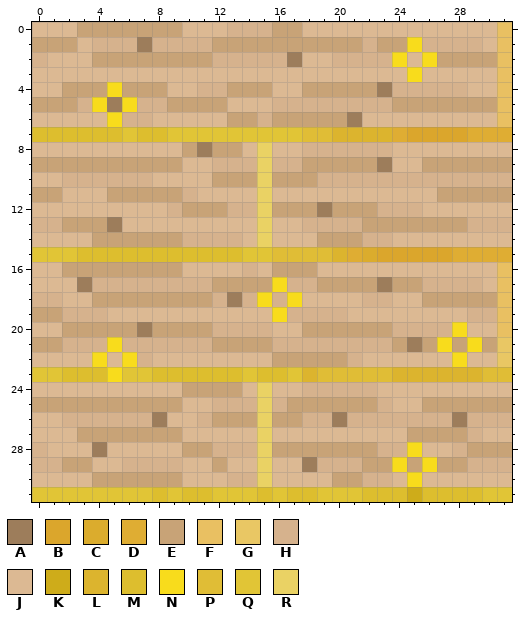
Two versions of one pixel-art sprite, textures/infused_wood_default.png. The picture above was drawn from the file before the commit.
The file is 32x32 pixels. Colours within 5 levels of each other are drawn and written as one.
Palette (. is transparent): A #9d7d5b  B #dba62c  C #dbac2d  D #dfad33  E #c8a377  F #e9c062  G #e9c764  H #d6b28d  J #dcb993  K #ceac1a  L #dcb42e  M #ddbe2e  N #f8dc1c  P #e0bd36  Q #e1c536  R #ead264
The result:
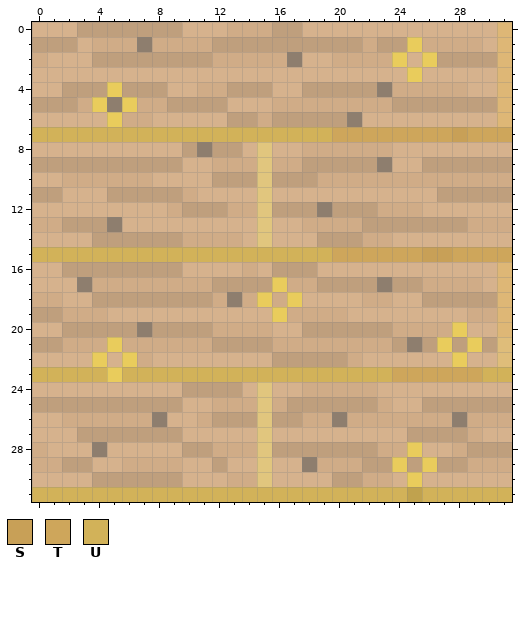
Colours new in this view: S #c8a057  T #cea65b  U #d2b259
The exact change:
{"colour":"A","old":"#9d7d5b","new":"#8e7e6e"}
{"colour":"E","old":"#c8a377","new":"#bf9f7d"}
{"colour":"F","old":"#e9c062","new":"#deb776"}
{"colour":"G","old":"#e9c764","new":"#dfbd7a"}
{"colour":"H","old":"#d6b28d","new":"#d0ac87"}
{"colour":"J","old":"#dcb993","new":"#d6b28d"}
{"colour":"K","old":"#ceac1a","new":"#c0a24e"}
{"colour":"N","old":"#f8dc1c","new":"#e9cc5c"}
{"colour":"R","old":"#ead264","new":"#e1c67e"}
{"y":7,"x":0,"old":"MMMMMMQMMQQQQQQQQQPPLLLLDBBBBDDD","new":"UUUUUUUUUUUUUUUUUUUUTTTTTTTTSTTT"}
{"y":15,"x":0,"old":"QQQMMMMMMMMMMMQQPPPPLDCBBBBBDDDD","new":"UUUUUUUUUUUUUUUUUUUUTTTTTTSSTTTT"}
{"y":23,"x":0,"old":"QQMMM","new":"UUUUU"}
{"y":23,"x":6,"old":"QQMMMMMMQMMQLPPPPPLLLLLLPP","new":"UUUUUUUUUUUUUUUUUUTTTTTTUU"}
{"y":31,"x":0,"old":"QQQQQQQQMQMMQQQMQMMQQQMMM","new":"UUUUUUUUUUUUUUUUUUUUUUUUU"}
{"y":31,"x":26,"old":"MMMMQQ","new":"UUUUUU"}
